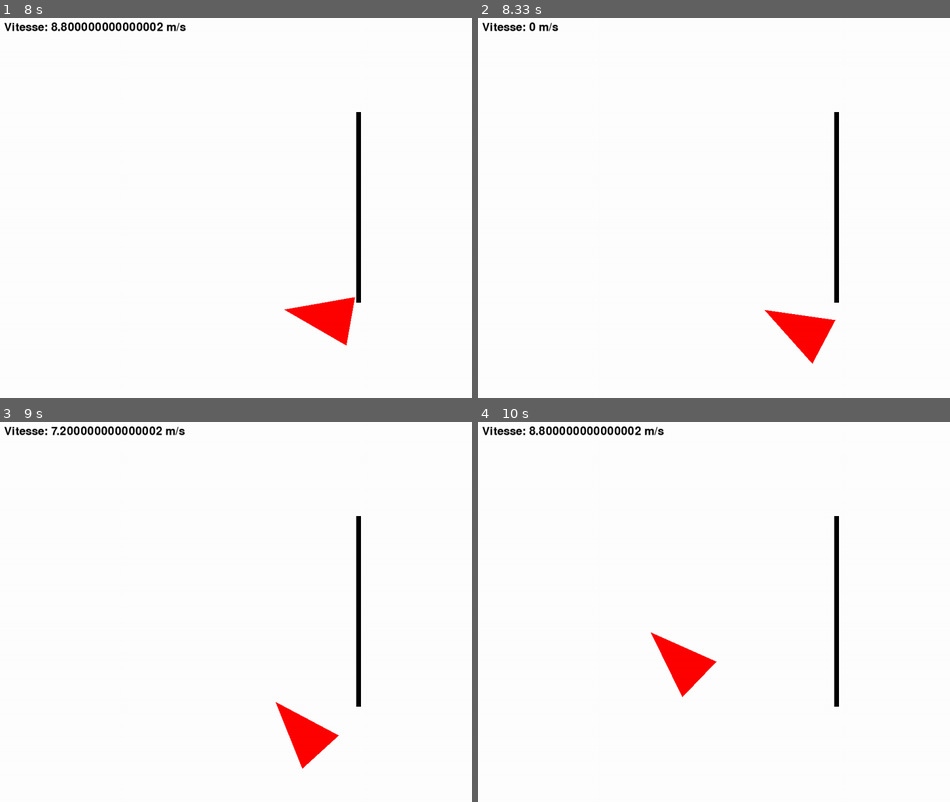
Above: before the commit, frames 1-4 (two rows, left to right).
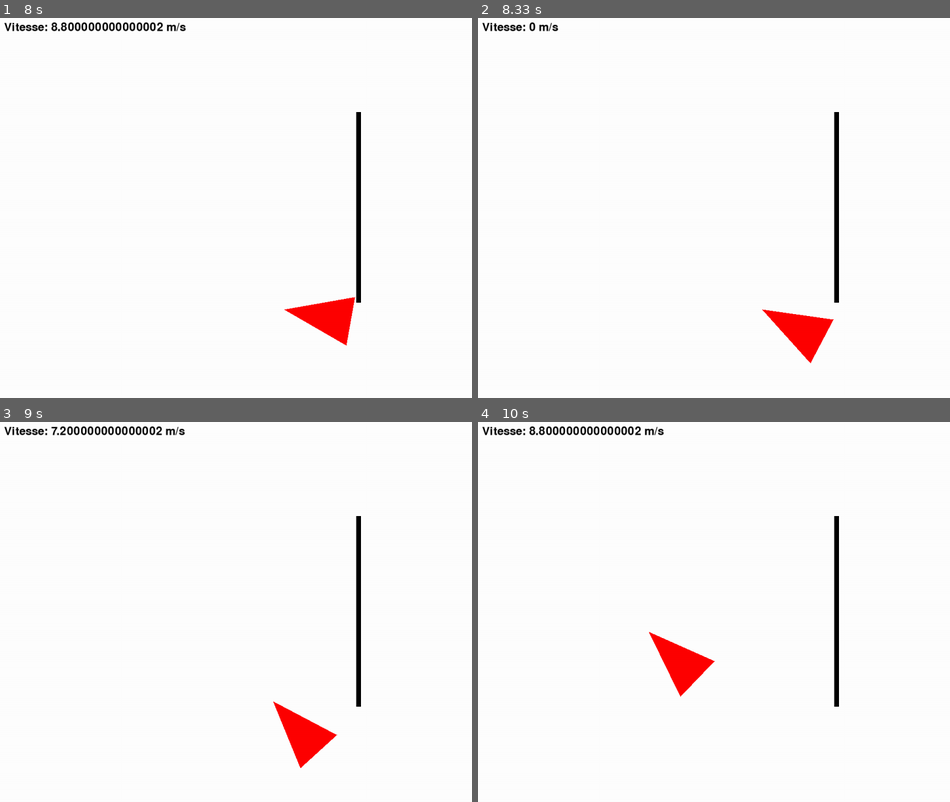
Above: after the commit, the same moments.

Repository: Singh-Jaskaranpreet/projet_robot_LU2IN013
Game: pygame game, started from simulateur.py
Two runs of this game, one before a commit and one after it. Both use one fixed random seed, a clock stepped at 60 frames per second and the inputs below.
Inputs:
- Up to frame 1 (8 s): hold Right 0.33-0.8 s; hold Up 0.83-1.13 s; hold Right 1.17-1.63 s; hold Left 1.67-2.2 s; hold Down 2.23-2.53 s; hold Left 2.57-2.97 s; hold Up 3-3.37 s; tap Space at 3.07, 3.47, 3.77, 4.13, 4.53, 4.83, 5.03, 5.33, 5.53, 5.87, 6.17, 6.37, 6.67, 6.93, 7.27, 7.57, 7.7 s; hold Right 3.4-4.03 s; hold Down 4.07-4.43 s; hold Left 4.47-4.93 s; hold Right 4.97-5.43 s; hold Up 5.47-5.77 s; hold Right 5.8-6.27 s; hold Left 6.3-6.83 s; hold Down 6.87-7.17 s; hold Left 7.2-7.6 s; hold Up from 7.63 s (still down)
- Up to frame 2 (8.33 s): release Up at 8 s; hold Right from 8.03 s (still down); tap Space at 8.1 s
- Up to frame 3 (9 s): tap Space at 8.4, 8.77 s; release Right at 8.67 s; hold Down from 8.7 s (still down)
- Up to frame 4 (10 s): release Down at 9.07 s; hold Left 9.1-9.57 s; tap Space at 9.17, 9.47, 9.67, 9.97 s; hold Right from 9.6 s (still down)

Frame 1 is identical in both runs. In frame 2, 0.2% of the frame differs, in the area x 60-76%, y 76-91%; in frame 3, 0.2%, in the area x 57-72%, y 73-92%; in frame 4, 0.2%.

Commit message:
correction des bugs du comportement du vehicule lors d'une collision

Diff:
--- a/Environnement.py
+++ b/Environnement.py
@@ -27,14 +27,168 @@
         for obj in objects:
             pygame.draw.rect(screen, (0, 0, 0), obj)
 
-            # Vérifier la collision triangle-rectangle
-            for point in points_triangle:
-                if obj.collidepoint(point):
-                    print("Collision détectée : sommet")
-                    vehicule.arret()
+            # Convertir le rectangle en 4 segments de bordures
+        rectangle_edges = [
+            obj.topleft, obj.topright,
+            obj.topright, obj.bottomright,
+            obj.bottomright, obj.bottomleft,
+            obj.bottomleft, obj.topleft
+        ]
+
+        # Tester les intersections entre les arêtes du triangle et les bords du rectangle
+        triangle_edges = [
+            (points_triangle[0], points_triangle[1]),
+            (points_triangle[1], points_triangle[2]),
+            (points_triangle[2], points_triangle[0])
+        ]
+
+        collision_detected = False
+
+        for t_edge in triangle_edges:
+            for i in range(0, len(rectangle_edges), 2):
+                r_edge = (rectangle_edges[i], rectangle_edges[i + 1])
+                if self.segments_intersect(t_edge, r_edge):
+                    collision_detected = True
                     break
+            if collision_detected:
+                vehicule.arret()
+                break
 
         # Afficher la vitesse
         font = pygame.font.SysFont(None, 36)
         vitesse_text = font.render(f"Vitesse: {abs(vehicule.vitesse * 2)} m/s", True, couleur_texte)
         screen.blit(vitesse_text, (10, 10))
+
+
+    def segments_intersect(self, seg1, seg2):
+        """
+        Vérifie si deux segments (seg1 et seg2) s'intersectent.
+        Chaque segment est défini par deux points : ((x1, y1), (x2, y2))
+        """
+        def orientation(p, q, r):
+            # Calculer l'orientation du triplet (p, q, r)
+            val = (q[1] - p[1]) * (r[0] - q[0]) - (q[0] - p[0]) * (r[1] - q[1])
+            if val == 0:
+                return 0  # Colinéaire
+            return 1 if val > 0 else -1
+
+        def on_segment(p, q, r):
+            # Vérifier si q est sur le segment pr
+            return (min(p[0], r[0]) <= q[0] <= max(p[0], r[0])) and (min(p[1], r[1]) <= q[1] <= max(p[1], r[1]))
+
+        p1, q1 = seg1
+        p2, q2 = seg2
+
+        o1 = orientation(p1, q1, p2)
+        o2 = orientation(p1, q1, q2)
+        o3 = orientation(p2, q2, p1)
+        o4 = orientation(p2, q2, q1)
+
+        # Cas général
+        if o1 != o2 and o3 != o4:
+            return True
+
+        # Cas particuliers : Les segments sont colinéaires
+        if o1 == 0 and on_segment(p1, p2, q1):
+            return True
+        if o2 == 0 and on_segment(p1, q2, q1):
+            return True
+        if o3 == 0 and on_segment(p2, p1, q2):
+            return True
+        if o4 == 0 and on_segment(p2, q1, q2):
+            return True
+
+        return False
+
+    def collision_predeplacement(self, vehicule, objects):
+        # Points actuels du véhicule
+        points_triangle = [
+            vehicule.r_Ar,
+            vehicule.r_Avg,
+            vehicule.r_Avd,
+        ]
+
+        # Prochaines positions en fonction de la vitesse
+        prochain_points_triangle = [
+            [p[0] + vehicule.vitesse * vehicule.direction_x, p[1] + vehicule.vitesse * vehicule.direction_y]
+            for p in points_triangle
+            ]
+
+        for obj in objects:
+            # Convertir l'obstacle en segments
+            rectangle_edges = [
+                (obj.topleft, obj.topright),
+                (obj.topright, obj.bottomright),
+                (obj.bottomright, obj.bottomleft),
+                (obj.bottomleft, obj.topleft),
+                ]
+
+            # Vérifier la collision avec chaque arête du rectangle
+            for t_edge in [
+                    (prochain_points_triangle[0], prochain_points_triangle[1]),
+                    (prochain_points_triangle[1], prochain_points_triangle[2]),
+                (prochain_points_triangle[2], prochain_points_triangle[0]),
+                ]:
+                for r_edge in rectangle_edges:
+                    if self.segments_intersect(t_edge, r_edge):
+                        print("oh là là le pare choc")
+                        return True
+
+        return False
+
+
+    def corriger_position_apres_collision(self, vehicule, objects):
+        """
+        Corrige la position du véhicule si une collision est détectée.
+        Le véhicule sera repositionné juste avant de toucher l'obstacle.
+        """
+        points_triangle = [
+            vehicule.r_Ar,
+            vehicule.r_Avg,
+            vehicule.r_Avd
+            ]
+
+        for obj in objects:
+            rectangle_edges = [
+                (obj.topleft, obj.topright),
+                (obj.topright, obj.bottomright),
+                (obj.bottomright, obj.bottomleft),
+                (obj.bottomleft, obj.topleft),
+            ]
+
+            for t_edge in [
+                    (points_triangle[0], points_triangle[1]),
+                    (points_triangle[1], points_triangle[2]),
+                    (points_triangle[2], points_triangle[0]),
+            ]:
+                for r_edge in rectangle_edges:
+                    if self.segments_intersect(t_edge, r_edge):
+                        # Repositionner le véhicule juste avant l'obstacle
+                        vehicule.bouger_retour()  # Déplace le véhicule en arrière
+                        return True
+
+        return False
+
+    def collision_pre_rotation(self, nouveau_triangle, objects):
+        """
+        Vérifie si le triangle `nouveau_triangle` entrerait en collision
+        avec l'un des obstacles lors d'une rotation.
+        """
+        for obj in objects:
+            rectangle_edges = [
+                (obj.topleft, obj.topright),
+                (obj.topright, obj.bottomright),
+                (obj.bottomright, obj.bottomleft),
+                (obj.bottomleft, obj.topleft),
+                ]
+
+            # Vérifier les intersections entre le nouveau triangle et les arêtes du rectangle
+            for t_edge in [
+                    (nouveau_triangle[0], nouveau_triangle[1]),
+                    (nouveau_triangle[1], nouveau_triangle[2]),
+                    (nouveau_triangle[2], nouveau_triangle[0]),
+                    ]:
+                for r_edge in rectangle_edges:
+                    if self.segments_intersect(t_edge, r_edge):
+                        return True  # Collision détectée, retour immédiat
+        return False  # Aucune collision détectée
--- a/Vehicule.py
+++ b/Vehicule.py
@@ -36,26 +36,61 @@
         self.r_Avd[1] += self.vitesse*self.direction_y
         self.r_Avg[1] += self.vitesse*self.direction_y
 
-    def tourner_gauche(self):
-        self.angle = self.angle - 1
-        tmp = (self.angle/180)*m.pi
-        self.direction_x= m.cos(tmp)
-        self.direction_y= m.sin(tmp)
-        self.r_Avg[0]=self.r_Ar[0]+self.long*m.cos(((self.angle+20)/180)*m.pi)
-        self.r_Avg[1]=self.r_Ar[1]+self.long*m.sin(((self.angle+20)/180)*m.pi)
-        self.r_Avd[0]=self.r_Ar[0]+self.long*m.cos(((self.angle-20)/180)*m.pi)
-        self.r_Avd[1]=self.r_Ar[1]+self.long*m.sin(((self.angle-20)/180)*m.pi)
+    def tourner_gauche(self, environnement, objects):
+        """
+        Tente de tourner à gauche, en vérifiant d'abord les collisions potentielles.
+        """
+        nouvel_angle = self.angle - 1
+        tmp = (nouvel_angle / 180) * m.pi
 
-    def tourner_droite(self):
-        self.angle = self.angle + 1
-        tmp = (self.angle/180)*m.pi
-        self.direction_x= m.cos(tmp)
-        self.direction_y= m.sin(tmp)
-        self.r_Avg[0]=self.r_Ar[0]+self.long*m.cos(((self.angle+20)/180)*m.pi)
-        self.r_Avg[1]=self.r_Ar[1]+self.long*m.sin(((self.angle+20)/180)*m.pi)
-        self.r_Avd[0]=self.r_Ar[0]+self.long*m.cos(((self.angle-20)/180)*m.pi)
-        self.r_Avd[1]=self.r_Ar[1]+self.long*m.sin(((self.angle-20)/180)*m.pi)
+        # Précalcul des positions après rotation
+        nouveau_r_Avg = [
+            self.r_Ar[0] + self.long * m.cos(((nouvel_angle + 20) / 180) * m.pi),
+            self.r_Ar[1] + self.long * m.sin(((nouvel_angle + 20) / 180) * m.pi),
+            ]
+        nouveau_r_Avd = [
+            self.r_Ar[0] + self.long * m.cos(((nouvel_angle - 20) / 180) * m.pi),
+            self.r_Ar[1] + self.long * m.sin(((nouvel_angle - 20) / 180) * m.pi),
+            ]
 
+        # Tester la collision
+        if not environnement.collision_pre_rotation([self.r_Ar, nouveau_r_Avg, nouveau_r_Avd], objects):
+            # Appliquer la rotation si elle est valide
+            self.angle = nouvel_angle
+            self.direction_x = m.cos(tmp)
+            self.direction_y = m.sin(tmp)
+            self.r_Avg = nouveau_r_Avg
+            self.r_Avd = nouveau_r_Avd
+        else:
+            print("oh là là, où tu crois tourner")
+
+    def tourner_droite(self, environnement, objects):
+        """
+        Tente de tourner à droite, en vérifiant d'abord les collisions potentielles.
+        """
+        nouvel_angle = self.angle + 1
+        tmp = (nouvel_angle / 180) * m.pi
+
+        # Précalcul des positions après rotation
+        nouveau_r_Avg = [
+            self.r_Ar[0] + self.long * m.cos(((nouvel_angle + 20) / 180) * m.pi),
+            self.r_Ar[1] + self.long * m.sin(((nouvel_angle + 20) / 180) * m.pi),
+            ]
+        nouveau_r_Avd = [
+            self.r_Ar[0] + self.long * m.cos(((nouvel_angle - 20) / 180) * m.pi),
+            self.r_Ar[1] + self.long * m.sin(((nouvel_angle - 20) / 180) * m.pi),
+            ]
+
+        # Tester la collision
+        if not environnement.collision_pre_rotation([self.r_Ar, nouveau_r_Avg, nouveau_r_Avd], objects):
+            # Appliquer la rotation si elle est valide
+            self.angle = nouvel_angle
+            self.direction_x = m.cos(tmp)
+            self.direction_y = m.sin(tmp)
+            self.r_Avg = nouveau_r_Avg
+            self.r_Avd = nouveau_r_Avd
+        else:
+            print("oh là là, où tu crois tourner")
 
     def restart(self):
         self.r_Ar=[self.starting_point_x,self.starting_point_y]
@@ -99,3 +134,15 @@
             #self.bouger_y()
 
         return dir
+
+
+    def bouger_retour(self):
+        """
+        Recule légèrement pour empêcher le véhicule d'entrer dans un obstacle.
+        """
+        self.r_Ar[0] -= self.vitesse * self.direction_x
+        self.r_Ar[1] -= self.vitesse * self.direction_y
+        self.r_Avd[0] -= self.vitesse * self.direction_x
+        self.r_Avd[1] -= self.vitesse * self.direction_y
+        self.r_Avg[0] -= self.vitesse * self.direction_x
+        self.r_Avg[1] -= self.vitesse * self.direction_y
--- a/simulateur.py
+++ b/simulateur.py
@@ -79,7 +79,7 @@
     dir=vehicule.gerer_controles(keys)
 
     if dir == "droite":
-        vehicule.tourner_droite()
+        vehicule.tourner_droite(environnement, tmp)
         dir = ""
 
     elif dir == "acceleration":
@@ -87,7 +87,7 @@
         dir = ""
 
     elif dir == "gauche":
-        vehicule.tourner_gauche()
+        vehicule.tourner_gauche(environnement, tmp)
         dir = ""
 
     elif dir == "deceleration":
@@ -102,9 +102,14 @@
         vehicule.restart()
         dir = ""
 
-    if vehicule.vitesse != 0 :
+    if not environnement.collision_predeplacement(vehicule, tmp):
         vehicule.bouger_x()
         vehicule.bouger_y()
+    else:
+        vehicule.arret()
+        environnement.corriger_position_apres_collision(vehicule, tmp)
+
+
 
     environnement.mise_a_jour(vehicule)
 
